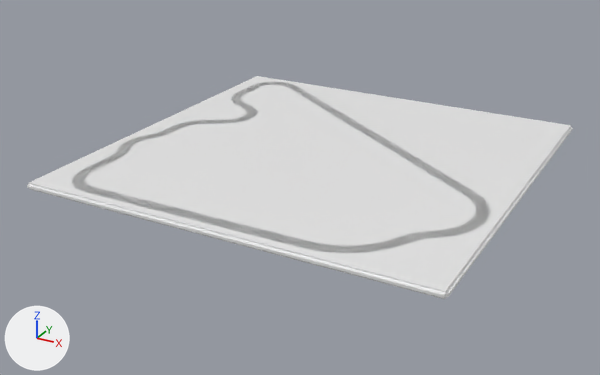
Before and after pictures for a commit that changed the Blender file assets/blender/tracks/arrowhead.blend.
One viewpoint serves both versions: a 50 mm camera at (634.0, -1239.0, 539.0) aimed at (-25.0, -41.0, -60.0). The axes (+X, +Y, +Z) are drawn at lower left. The lights are the same throughout. The picture after the commit comes second.

In view in the first picture: 'arrowhead diorama island', 'track_arrowhead_Fine asphalt', 'track_arrowhead_Fine asphalt.preview', 'track_arrowhead_Gravel shoulder', 'track_arrowhead_Gravel shoulder.preview', 'track_arrowhead_Warm ivory' and 2 more.
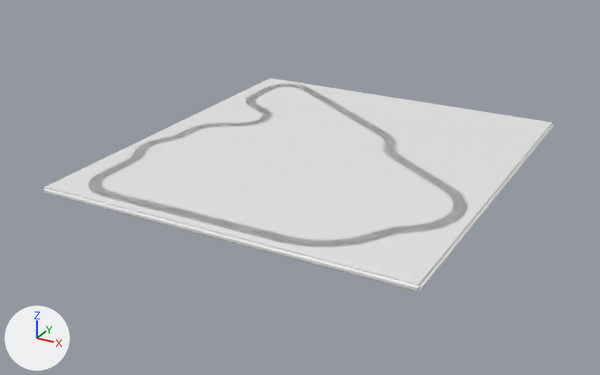
What differs and where, as boxes [x1, y1, x2, y2] in the pictures (600 x 375 px; the box of a moved part takes in the faces that stretch with it):
'arrowhead diorama island', rescaled (7% narrower): before [27, 76, 573, 299]; after [44, 78, 554, 292]
'track_arrowhead_Gravel shoulder.preview', reshaped (10% narrower): before [72, 82, 491, 253]; after [88, 84, 467, 247]
part 1 of me_track_arrowhead_fine_asphalt, moved or reshaped: before [74, 82, 488, 252]; after [91, 84, 465, 246]
part 2 of me_track_arrowhead_gravel_shoulder, moved or reshaped: before [72, 82, 491, 253]; after [88, 84, 468, 247]

What the commit changed:
me_track_arrowhead_fine_asphalt is used by ob_track_arrowhead_fine_asphalt; location (0.0, 0.0, 0.0).
me_track_arrowhead_fine_asphalt had 1026 vertices, 512 faces and spanned x -338.0..338.0, y -338.0..337.0, z 0.0.
me_track_arrowhead_fine_asphalt now has 1026 vertices, 512 faces and spans x -302.0..302.0, y -338.0..337.0, z 0.0.
me_track_arrowhead_fine_asphalt part 1: 1026 of 1026 vertices moved; they spanned x -338.0..338.0, y -338.0..337.0, z 0.0 and now span x -302.0..302.0, y -338.0..337.0, z 0.0; mean shift (8.0, 7.0, 0.0).
me_track_arrowhead_gravel_shoulder is used by ob_track_arrowhead_gravel_shoulder; location (0.0, 0.0, 0.0).
me_track_arrowhead_gravel_shoulder had 1026 vertices, 512 faces and spanned x -342.0..342.0, y -342.0..341.0, z 0.0.
me_track_arrowhead_gravel_shoulder now has 1026 vertices, 512 faces and spans x -306.0..306.0, y -342.0..341.0, z 0.0.
me_track_arrowhead_gravel_shoulder part 2: 1026 of 1026 vertices moved; they spanned x -342.0..342.0, y -342.0..341.0, z 0.0 and now span x -306.0..306.0, y -342.0..341.0, z 0.0; mean shift (8.0, 7.0, 0.0).
me_arrowhead_diorama_island is used by ob_arrowhead_diorama_island; location (0.0, 0.0, 0.0).
me_arrowhead_diorama_island had 48 vertices, 50 faces and spanned x -361.0..361.0, y -361.0..360.0, z -12.0..0.0.
me_arrowhead_diorama_island now has 48 vertices, 50 faces and spans x -325.0..325.0, y -361.0..360.0, z -12.0..0.0.
me_arrowhead_diorama_island part 3: the whole mesh is scaled about its middle by (0.9, 1, 1).
